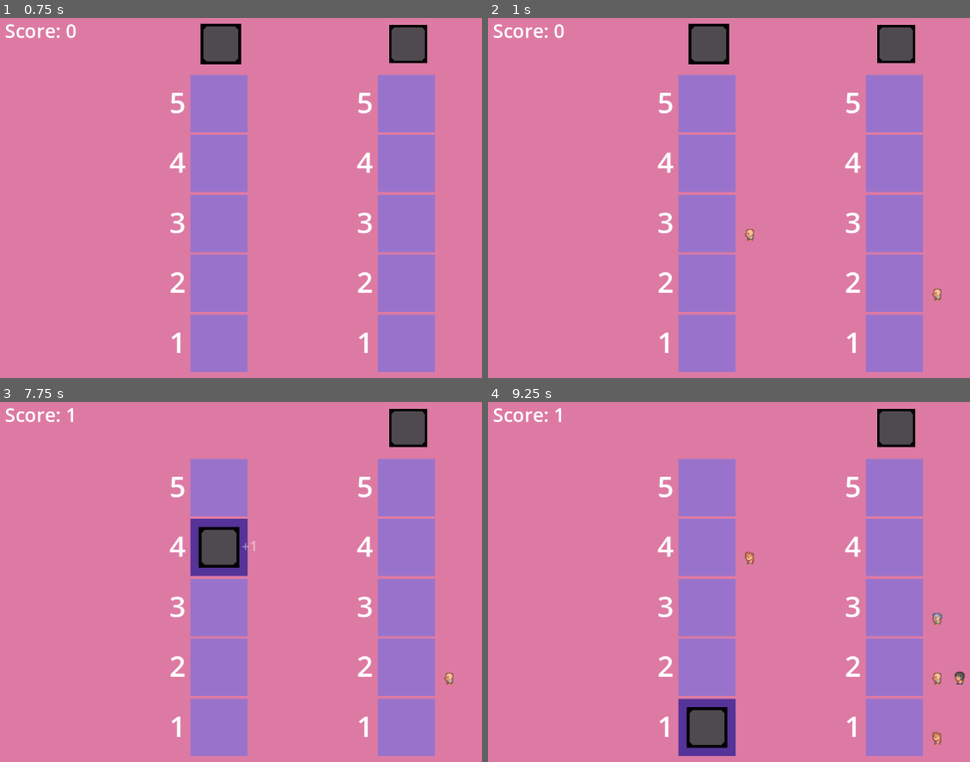
Above: before the commit, frames 1-4 (two rows, left to right).
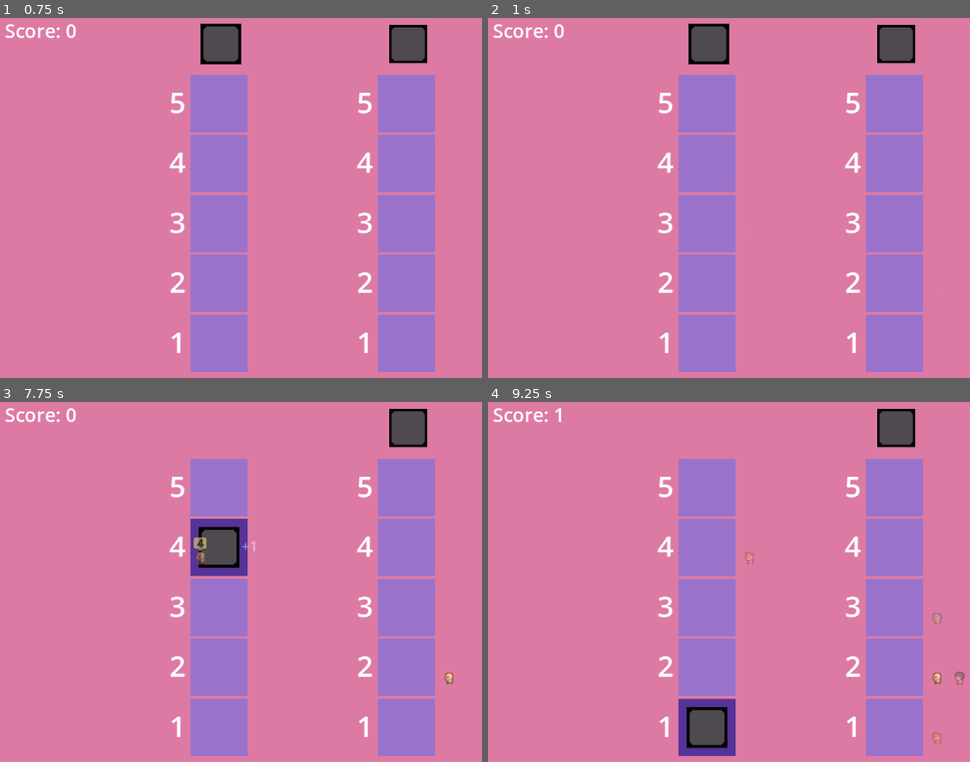
Above: after the commit, the same moments.

Repository: hamzasclone2/elevator
Game: Godot game, scene res://world.tscn
The game is run twice, just before and just after one commit, with the same random seed, the same clock (stepped at 60 frames per second) and the same inputs.
Inputs (mouse positions are in pixels of both pictures, inside the frame that each line leads up to):
- Up to frame 1 (0.75 s): tap Enter at 0.5 s; move the mouse to (221, 43) at 0.52 s; press the mouse at (221, 43) at 0.53 s
- Up to frame 2 (1 s): no input
- Up to frame 3 (7.75 s): tap Space at 1.25, 2.75, 4.25 s; move the mouse to (409, 427) at 1.27 s; release the mouse at (409, 427) at 1.28 s; click (409, 427) at 1.35 s; tap Enter at 2, 3.5 s; move the mouse to (409, 510) at 2.02 s; press the mouse at (409, 510) at 2.03 s; move the mouse to (308, 672) at 2.77 s; release the mouse at (308, 672) at 2.78 s; click (308, 672) at 2.85 s; move the mouse to (outside the picture) at 3.52 s; press the mouse at (outside the picture) at 3.53 s; move the mouse to (134, 535) at 4.27 s; release the mouse at (134, 535) at 4.28 s; click (134, 535) at 4.35 s; move the mouse to (375, 592) at 5.02 s; press the mouse at (375, 592) at 5.03 s; move the mouse to (241, 499) at 5.77 s; release the mouse at (241, 499) at 5.78 s; click (241, 499) at 5.85 s; move the mouse to (outside the picture) at 6.52 s; press the mouse at (outside the picture) at 6.53 s; move the mouse to (202, 614) at 7.27 s; release the mouse at (202, 614) at 7.28 s; click (202, 614) at 7.35 s
- Up to frame 4 (9.25 s): move the mouse to (897, 510) at 8.02 s; press the mouse at (897, 510) at 8.03 s; move the mouse to (796, 672) at 8.77 s; release the mouse at (796, 672) at 8.78 s; click (796, 672) at 8.85 s

Frame 1 is identical in both runs. In frame 2, 0.1% of the frame differs, in the area x 53-95%, y 58-79%; in frame 3, 0.2%; in frame 4, 0.2%, in the area x 53-99%, y 41-96%.
Error in both runs: Invalid access to property or key 'position' on a base object of type 'Nil'. (res://elevator.gd:30)

Commit message:
passengers fade in and fade out when leaving

Diff:
--- a/elevator.gd
+++ b/elevator.gd
@@ -79,13 +79,19 @@
 	if get_parent().passengerInElevator:
 		var passenger = getFirstPassenger(self)
 		if get_parent().currentLevel == passenger.goalFloor:
-			remove_child(passenger)
-			passenger.queue_free()
-			get_parent().passengerInElevator = false
-			Global.score += 1
 			var tween = get_tree().create_tween()
 			tween.tween_property(label, "modulate:a", 1, 0.5).set_ease(Tween.EASE_OUT)
 			tween.tween_property(label, "modulate:a", 0, 0.5).set_ease(Tween.EASE_IN)
+			get_parent().passengerInElevator = false
+			var passengerTween = get_tree().create_tween()
+			var newPos: Vector2 = Vector2(passenger.global_position.x-100, passenger.global_position.y)
+			passenger.animated_sprite_2d.play()
+			passengerTween.tween_property(passenger, "modulate:a", 0, 0.5).set_ease(Tween.EASE_OUT)
+			await passengerTween.parallel().tween_property(passenger, "global_position", newPos, 0.5).set_ease(Tween.EASE_OUT).finished
+			passenger.animated_sprite_2d.stop()
+			remove_child(passenger)
+			passenger.queue_free()
+			Global.score += 1
 			audio_stream_player_2d.play()
 
 
--- a/floor.gd
+++ b/floor.gd
@@ -24,6 +24,8 @@
 func generatePassenger():
 	var passenger = preload("res://passenger.tscn").instantiate()
 	add_child(passenger)
+	var tween = get_tree().create_tween()
+	tween.tween_property(passenger, "modulate:a", 1, 0.5).set_ease(Tween.EASE_OUT)
 	passenger.position.x += 75
 	passenger.position.x += (50*numPassengersOnFloor)
 	passenger.goalFloor = int(floorLevel)
--- a/passenger.gd
+++ b/passenger.gd
@@ -14,9 +14,6 @@
 func _ready():
 	var temp = rng.randi_range(0, numSprites-1)
 	animated_sprite_2d.animation = "passenger" + str(temp)
-	var parent = get_parent()
-	if parent.name == "Elevator":
-		pass
 	var color = colors[rng.randi_range(0, len(colors)-1)]
 	color_rect.color = Color(color)
 
--- a/passenger.tscn
+++ b/passenger.tscn
@@ -94,6 +94,7 @@
 outline_color = Color(0, 0, 0, 1)
 
 [node name="Passenger" type="StaticBody2D"]
+modulate = Color(1, 1, 1, 0)
 script = ExtResource("1_u4joa")
 
 [node name="AnimatedSprite2D" type="AnimatedSprite2D" parent="."]
